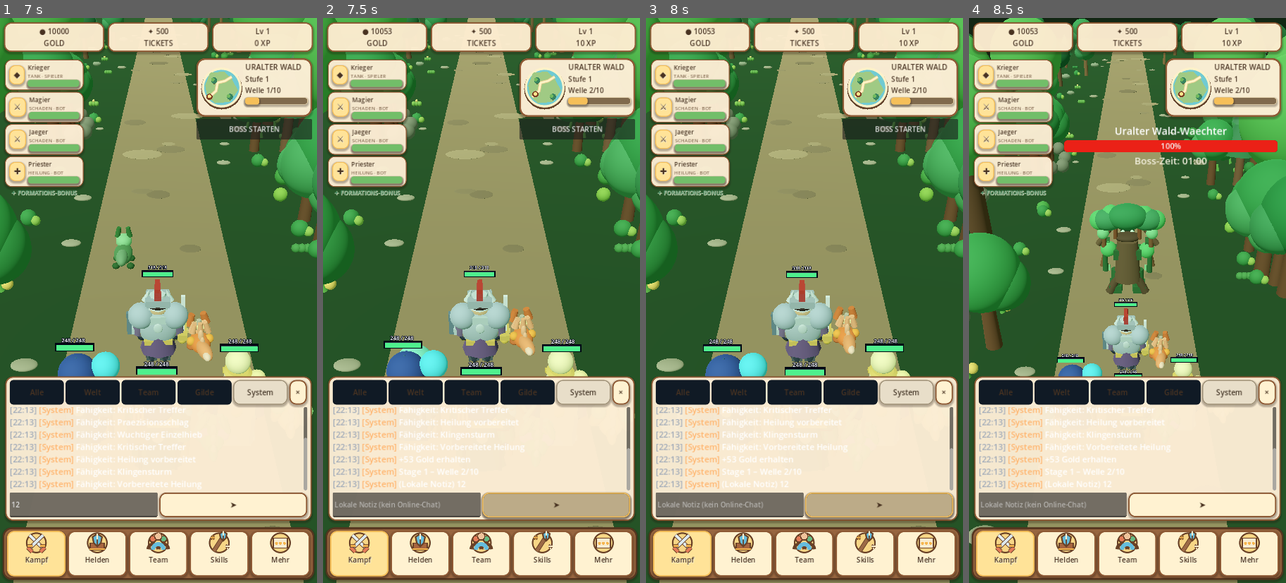
Above: before the commit, frames 1-4 (left to right).
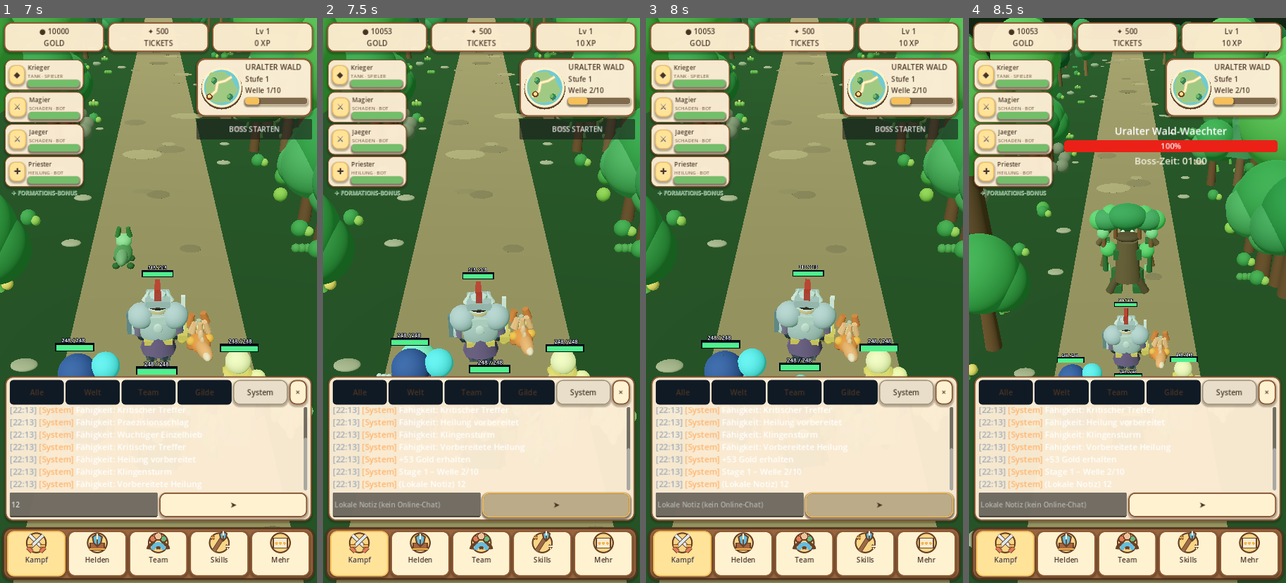
Above: after the commit, the same moments.

Repository: xynewageyx/TitanLegend
Game: Godot game, scene res://scenes/main.tscn
The game is run twice, just before and just after one commit, with the same random seed, the same clock (stepped at 60 frames per second) and the same inputs.
Inputs (mouse positions are in pixels of both pictures, inside the frame that each line leads up to):
- Up to frame 1 (7 s): click "☰ System · Stage 1 – Welle 1/…" at 0.5 s; click (82, 503) at 1.27 s; type "12" at 1.35 s; click "Welt" at 2 s; click "Alle" at 2.75 s; click "Team" at 3.5 s; click "Gilde" at 4.25 s; click "System" at 5 s; click "×" at 5.75 s; click "☰ System · Fähigkeit: Vorbere…" at 6.5 s
- Up to frame 2 (7.5 s): click "➤" at 7.25 s
- Up to frame 3 (8 s): no input
- Up to frame 4 (8.5 s): click "BOSS STARTEN" at 8 s

Frame 1 is identical in both runs. In frame 2, 1.9% of the frame differs, in the area x 4-99%, y 0-91%; in frame 3, 2.9%, in the area x 0-100%, y 0-91%; in frame 4, 0.8%.
Error before the commit: Invalid call to function 'start_walking (via call)' in base 'Node3D (team_formation.gd)'. Expected 0 arguments. (res://scripts/battle_manager.gd:1091)

Commit message:
Allow team walk animation to cover entire interval between waves

Diff:
--- a/scripts/team_formation.gd
+++ b/scripts/team_formation.gd
@@ -635,7 +635,7 @@
   if is_instance_valid(hero):
    hero.scale = Vector3.ONE * (1.0 + float(level) * 0.15)
  reset_team_defeat_pose()
-func start_walking() -> void:
+func start_walking(duration: float = 1.25) -> void:
  if is_walking:
   return
  is_walking = true
@@ -643,7 +643,7 @@
   walk_tween.kill()
  walk_tween = create_tween()
  # Actually advance through the world while respecting AFK cancellation.
- walk_tween.tween_property(self, "position:z", position.z - 2.0, 1.25).set_trans(Tween.TRANS_SINE).set_ease(Tween.EASE_IN_OUT)
+ walk_tween.tween_property(self, "position:z", position.z - 2.0, maxf(0.2, duration)).set_trans(Tween.TRANS_SINE).set_ease(Tween.EASE_IN_OUT)
  walk_tween.tween_callback(_finish_walking)
 
 func _decorate_class(hero: Node3D, class_id: int, selected_role: int, slot: int) -> void:
